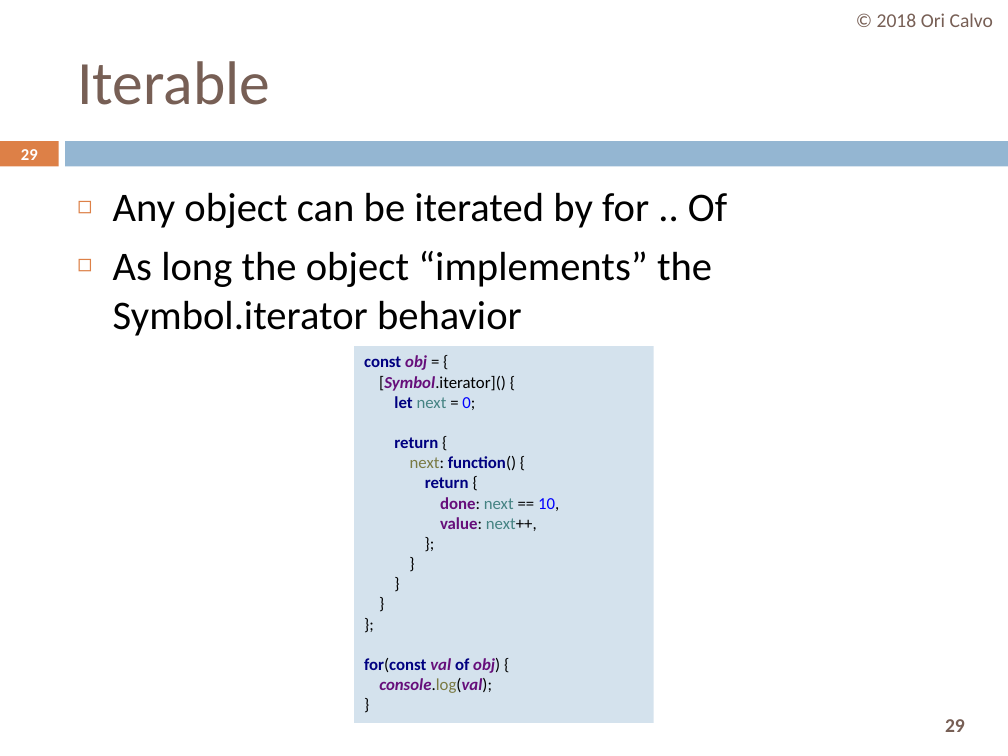
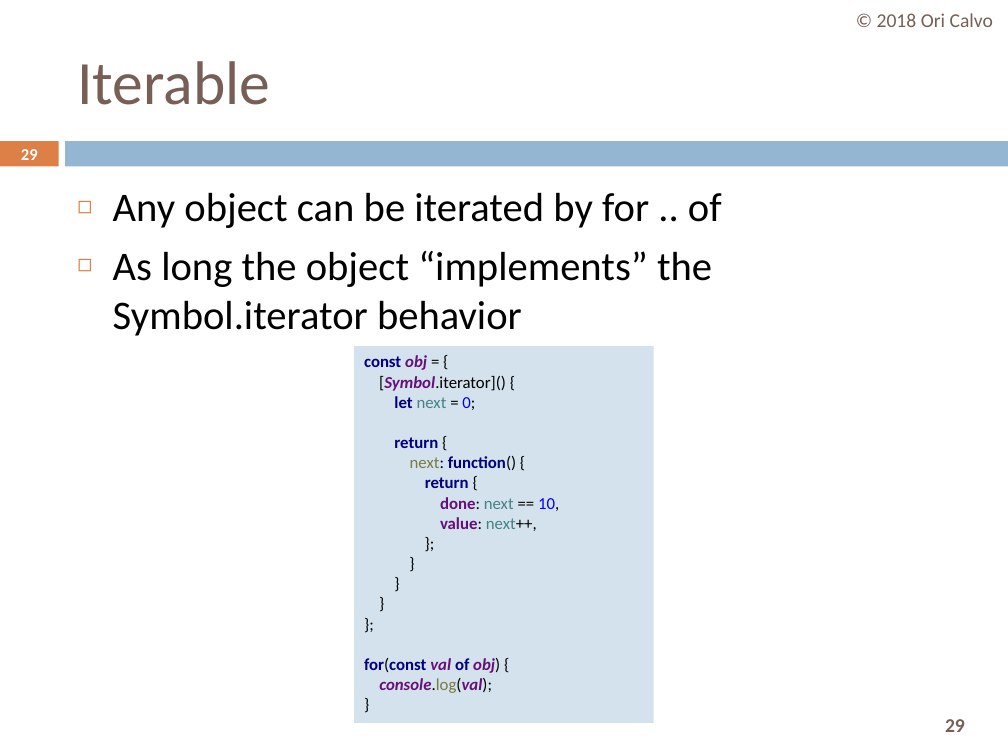
Before and after one commit to oricalvo/course-ecmascript, a slide deck: slide 29 of ECMAScript.pptx. Drawn at 1008x756 pixels with LibreOffice and Linux fonts; fonts in the diff are those of the drawing. Boxes give left, top, right and bottom in pixels: in the first picture for what was removed or moved away, otherwise in the second. Text is boxed around its words. In the diff, an @@ line names an element or a change of style, - is before the commit and + after.

```diff
--- a/ECMAScript.pptx
+++ b/ECMAScript.pptx
@@ text at box(113, 192, 722, 228): text changed @@
-◻ Any object can be iterated by for .. Of
+◻ Any object can be iterated by for .. of
```
Also in this commit, not shown: 9 slides added, 6 other files.
